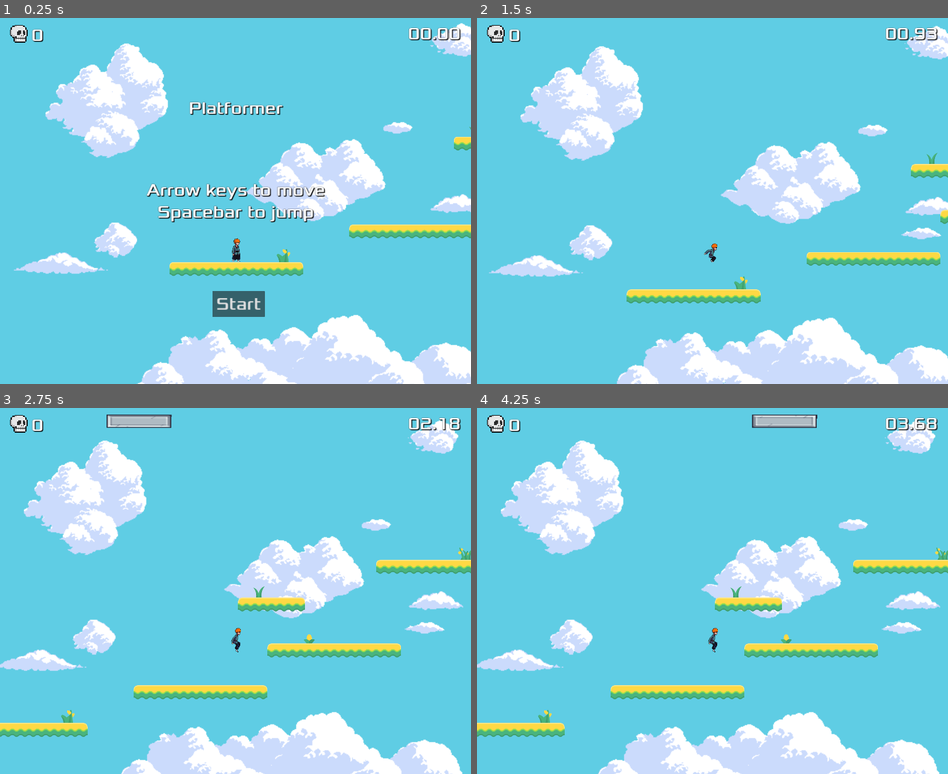
Above: before the commit, frames 1-4 (two rows, left to right).
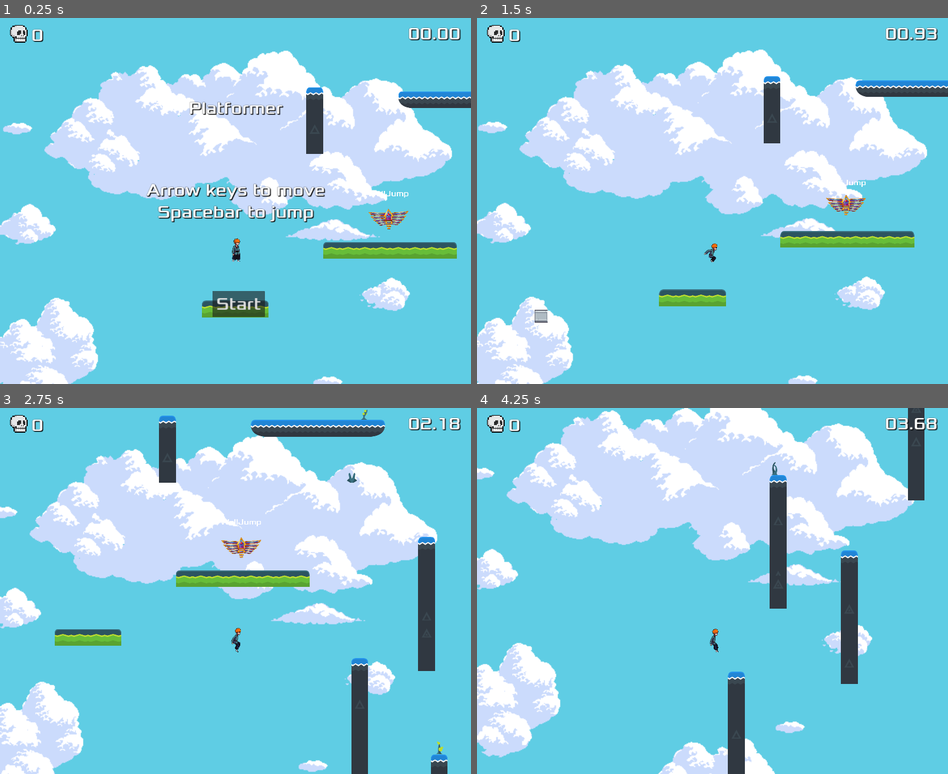
Above: after the commit, the same moments.

Repository: AlexLaviolette/platformer
Game: Godot game, scene res://world.tscn
Two runs of this game, one before a commit and one after it. Both use one fixed random seed, a clock stepped at 60 frames per second and the inputs below.
Inputs:
- Up to frame 1 (0.25 s): no input
- Up to frame 2 (1.5 s): click "Start" at 0.5 s; tap Enter (enter) at 1.25 s; hold Right (move_right) from 1.28 s (still down); hold Space (jump) from 1.28 s (still down)
- Up to frame 3 (2.75 s): keep holding Right (move_right); release Space (jump) at 2.03 s; tap Enter (enter) at 2.1 s; tap Space (jump) at 2.27, 2.3, 2.57 s
- Up to frame 4 (4.25 s): release Right (move_right) at 2.78 s; hold Left (move_left) 2.78-3.53 s; hold Space (jump) 2.78-3.53 s; hold Right (move_right) from 3.53 s (still down); tap Enter (enter) at 3.6 s; tap Space (jump) at 3.77, 3.8, 4.07 s

The runs differ from the first frame. In frame 1, 44% of the frame differs, in the area x 0-100%, y 1-100%; in frame 2, 44%; in frame 3, 45%; in frame 4, 46%, in the area x 0-100%, y 0-100%.

Commit message:
Collectible names

Diff:
--- a/collectible.gd
+++ b/collectible.gd
@@ -4,7 +4,7 @@
 
 # Called when the node enters the scene tree for the first time.
 func _ready():
-	pass # Replace with function body.
+	$CollectibleName.text = name
 
 
 # Called every frame. 'delta' is the elapsed time since the previous frame.
--- a/collectible.tscn
+++ b/collectible.tscn
@@ -1,7 +1,8 @@
-[gd_scene load_steps=8 format=3 uid="uid://blnnoifkkjd3w"]
+[gd_scene load_steps=9 format=3 uid="uid://blnnoifkkjd3w"]
 
 [ext_resource type="Script" path="res://collectible.gd" id="1_4qpt5"]
 [ext_resource type="Texture2D" uid="uid://boyeuyoqvxqhi" path="res://art/Flight_Bonus_04.png" id="1_qrnpx"]
+[ext_resource type="Theme" uid="uid://dytq4r0fbduj6" path="res://hud.tres" id="3_lcmr4"]
 
 [sub_resource type="GDScript" id="GDScript_q77bp"]
 script/source = "extends Area2D
@@ -111,4 +112,17 @@
 autoplay = "float"
 speed_scale = 0.5
 
+[node name="CollectibleName" type="Label" parent="."]
+anchors_preset = 5
+anchor_left = 0.5
+anchor_right = 0.5
+offset_left = -269.5
+offset_top = -395.0
+offset_right = 269.5
+offset_bottom = -275.0
+grow_horizontal = 2
+theme = ExtResource("3_lcmr4")
+theme_override_font_sizes/font_size = 100
+text = "Collectible"
+
 [connection signal="body_entered" from="PickupArea" to="." method="_on_pickup_area_body_entered"]
--- a/world.tscn
+++ b/world.tscn
@@ -1062,13 +1062,14 @@
 [node name="World" type="Node2D"]
 
 [node name="Player" parent="." instance=ExtResource("1_jl6in")]
-position = Vector2(710, 1095)
+position = Vector2(3386, -8636)
 scale = Vector2(2.2, 2.2)
+double_jump = true
 
 [node name="GrassSection" type="TileMap" parent="."]
 tile_set = SubResource("TileSet_nc7fx")
 format = 2
-layer_0/tile_data = PackedInt32Array(3539049, 327680, 3, 353 …(6568 unchanged characters)… , -2687061, 655360, 2, 655621, 262144, 3)
+layer_0/tile_data = PackedInt32Array(3539049, 327680, 3, 353 …(6568 unchanged characters)… , -2687061, 655360, 2, 655621, 262144, 3, -35389206, 65536, 9, -35389202, 131072, 9, -35389198, 131072, 9, -35389194, 131072, 9, -35389190, 131072, 9, -35389186, 131072, 9, -35389182, 131072, 9, -35389178, 196608, 9)
 
 [node name="MovingPlatform1" parent="." instance=ExtResource("2_6xqyy")]
 position = Vector2(2030, 24)
